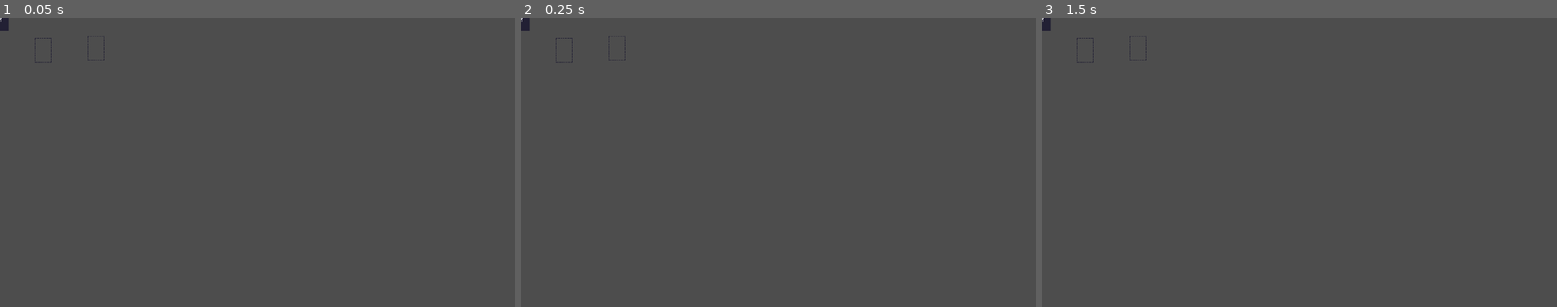
Above: before the commit, frames 1-3 (left to right).
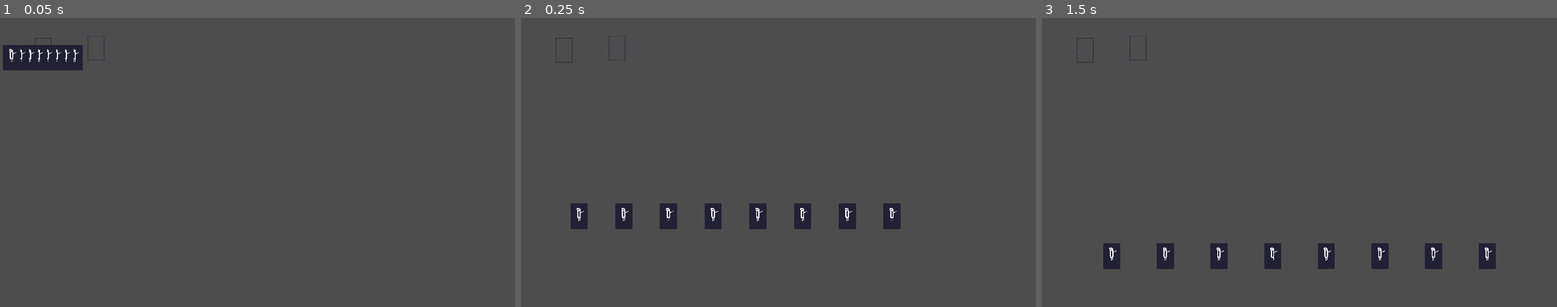
Above: after the commit, the same moments.

Repository: ryukgod26/Hand-of-Fate
Game: Godot game, scene res://Scenes/Game/game.tscn
Two runs of this game, one before a commit and one after it. Both use one fixed random seed, a clock stepped at 60 frames per second and the inputs below. The project has no main scene, so this scene is started directly.
Inputs (mouse positions are in pixels of both pictures, inside the frame that each line leads up to):
- Up to frame 1 (0.05 s): no input
- Up to frame 2 (0.25 s): no input
- Up to frame 3 (1.5 s): tap Enter at 0.5 s; move the mouse to (1412, 148) at 0.52 s; hold Right 0.53-1.25 s; tap Alt at 0.6 s; click (1412, 148) at 0.67 s; tap Space at 1.25 s; drag from (1196, 176) to (1083, 49) at 1.27 s

The runs differ from the first frame. In frame 1, 1.4% of the frame differs, in the area x 0-17%, y 0-19%; in frame 2, 2.4%, in the area x 0-74%, y 0-74%; in frame 3, 2.4%.

Commit message:
Update card scaling logic and adjust player hand size to accommodate more cards

Diff:
--- a/Scripts/CardManager/cards_manager.gd
+++ b/Scripts/CardManager/cards_manager.gd
@@ -58,8 +58,10 @@
 func highlight_card(card:Node2D,hovered:bool):
 	if hovered:
 		card.z_index = 2
+		card.scale = Vector2(1.09,1.09)
 	else:
 		card.z_index = 1
+		card.scale = Vector2(1.,1.)
 
 func get_card_with_highest_z_index(cards:Array) -> Node2D:
 	var highest_z_card = cards[0].collider.get_parent()
@@ -74,11 +76,11 @@
 	return highest_z_card
 
 func start_drag(card:Node2D) -> void:
-	card.scale = Vector2(1.09,1.09)
 	card_being_dragged = card
+	card.scale = Vector2(1.,1.)
 
 func finish_drag() -> void:
-	card_being_dragged.scale = Vector2(1.,1.)
+	card_being_dragged.scale = Vector2(1.09,1.09)
 	var card_slot_found = raycast_check_for_card_slot()
 	if card_slot_found and not card_slot_found.card_in_slot:
 		card_being_dragged.position = card_slot_found.position
--- a/Scripts/PlayerHand/player_hand.gd
+++ b/Scripts/PlayerHand/player_hand.gd
@@ -3,7 +3,7 @@
 const CARD_WIDTH = 200. #Subject to Change
 const HAND_Y_POS = 890.
 
-var HAND_COUNT = 2
+var HAND_COUNT = 8
 var card_scene = preload("res://Scenes/Cards/card.tscn")
 var player_hand = []
 var center_screen_x: float
@@ -15,6 +15,8 @@
 		var card = card_scene.instantiate()
 		%CardsManager.add_child(card)
 		card.name = "Card"
+		add_card_to_hand(card)
+	update_hand_positions()
 
 func add_card_to_hand(card) -> void:
 	player_hand.insert(0,card)
